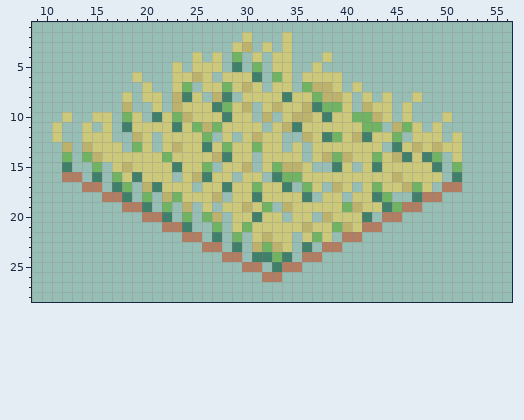
Pixel-art file -- Other/wheat2.ase. Above is the file before it was changed.
64x32 pixels, 1 frame. Shown: x 9..56, y 1..28.
After the commit:
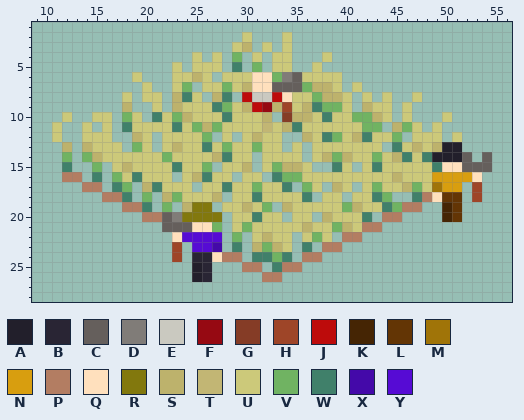
Palette (. is transparent): A #221f2b  B #292534  C #655f5c  D #807c78  E #cac9c0  F #960912  G #853c26  H #9e4528  J #bd0b0b  K #452504  L #633505  M #a07408  N #d89e0f  P #b37d62  Q #ffe0bd  R #82780d  S #bdb26c  T #c2b674  U #ccc97a  V #70b362  W #40806a  X #4409a9  Y #560bd4
Edits made:
layer "farmers" added
Layer "farmers":
Colour A now appears in row 14 at x 50; in rows 25 to 26 at x 25.
The author changed colour U to colour A in row 13 at x 50 to 51; in row 14 at x 51.
The author changed colour V to colour A in row 14 at x 49.
Colour B now appears in row 24 at x 25 to 26; in rows 25 to 26 at x 26.
Colour C now appears in rows 6 to 7 at x 35; in row 14 at x 52 and 54; in row 15 at x 52 to 54.
The author changed colour P to colour C in row 21 at x 22 to 23.
The author changed colour U to colour C in row 7 at x 33 to 34.
The author changed colour W to colour C in row 20 at x 22; in row 21 at x 24.
Colour D now appears in row 20 at x 23.
The author changed colour U to colour D in row 6 at x 34.
The author changed colour U to colour E in row 8 at x 31 to 32.
The author changed colour U to colour F in row 9 at x 32.
The author changed colour U to colour G in row 10 at x 34.
Colour H now appears in rows 17 to 18 at x 53; in rows 23 to 24 at x 23.
The author changed colour U to colour H in row 9 at x 34.
Colour J now appears in row 9 at x 31.
The author changed colour U to colour J in row 8 at x 30 and 33.
Colour K now appears in rows 19 to 20 at x 50.
Colour L now appears in row 18 at x 50 to 51; in rows 19 to 20 at x 51.
Colour M now appears in row 17 at x 49.
Colour N now appears in row 16 at x 50 and 52.
The author changed colour P to colour N in row 17 at x 50 to 51.
The author changed colour U to colour N in row 16 at x 49.
The author changed colour W to colour N in row 16 at x 51.
Colour Q now appears in rows 6 to 7 at x 32; in row 15 at x 50; in row 16 at x 53; in row 21 at x 25 to 26; in row 22 at x 23; in row 24 at x 27.
The author changed colour P to colour Q in row 18 at x 49.
The author changed colour U to colour Q in row 7 at x 31.
The author changed colour V to colour Q in row 15 at x 51.
The author changed colour W to colour Q in row 6 at x 31; in row 8 at x 34.
Colour R now appears in rows 19 to 20 at x 25.
The author changed colour S to colour R in row 20 at x 27.
The author changed colour U to colour R in row 19 at x 26.
The author changed colour V to colour R in row 20 at x 24 and 26.
Colour T now appears in row 11 at x 32.
Colour U now appears in row 10 at x 31.
The author changed colour P to colour X in row 23 at x 27.
Colour Y now appears in row 22 at x 26; in row 23 at x 25.
The author changed colour P to colour Y in row 22 at x 24 to 25; in row 23 at x 26.
The author changed colour W to colour Y in row 22 at x 27.
